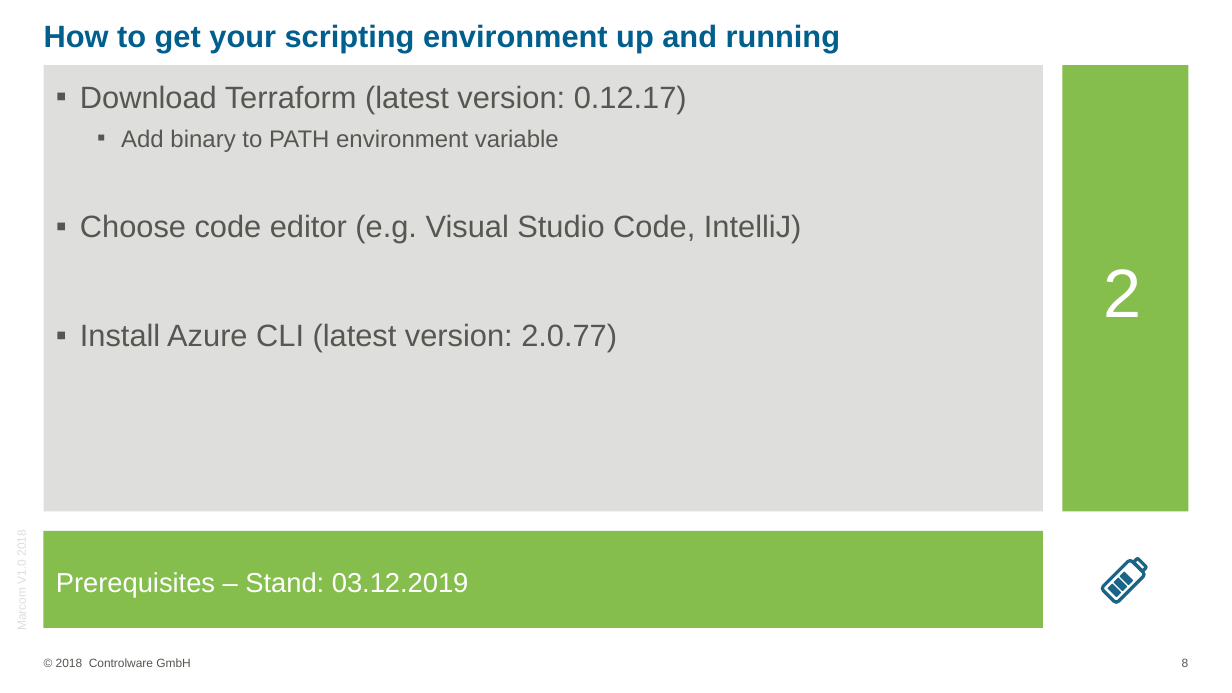
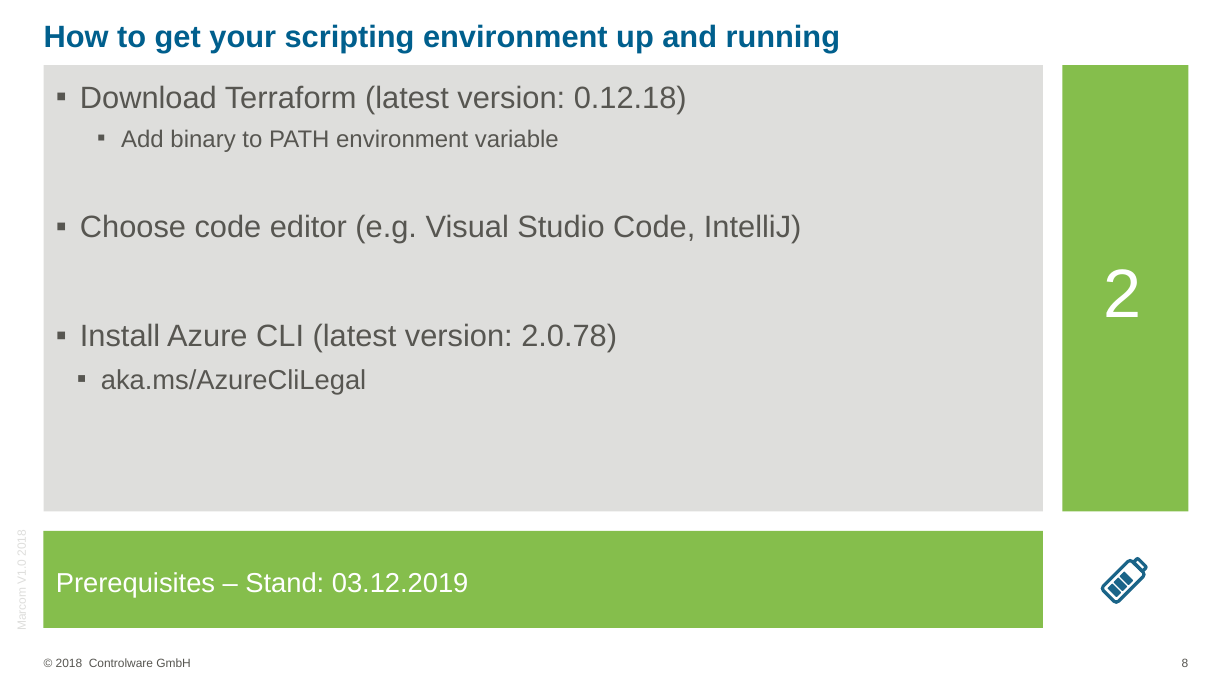
Before and after one commit to rscheder/workshops, a slide deck: slide 8 of tf/ppt/Workshop_Terraform_Basic.pptx. Drawn at 1232x693 pixels with LibreOffice and Linux fonts; fonts in the diff are those of the drawing; background and template pictures are left out. Boxes give left, top, right and bottom in pixels: in the first picture for what was removed or moved away, otherwise in the second. Text is boxed around its words. In the diff, an @@ line names an element or a change of style, - is before the commit and + after.

Commit message:
update pp

```diff
--- a/tf/ppt/Workshop_Terraform_Basic.pptx
+++ b/tf/ppt/Workshop_Terraform_Basic.pptx
@@ text at box(80, 85, 687, 114): text changed @@
-▪ Download Terraform (latest version: 0.12.17)
+▪ Download Terraform (latest version: 0.12.18)
@@ text at box(80, 323, 617, 394): text changed @@
-▪ Install Azure CLI (latest version: 2.0.77)
+▪ Install Azure CLI (latest version: 2.0.78)
+  ▪ aka.ms/AzureCliLegal
```
